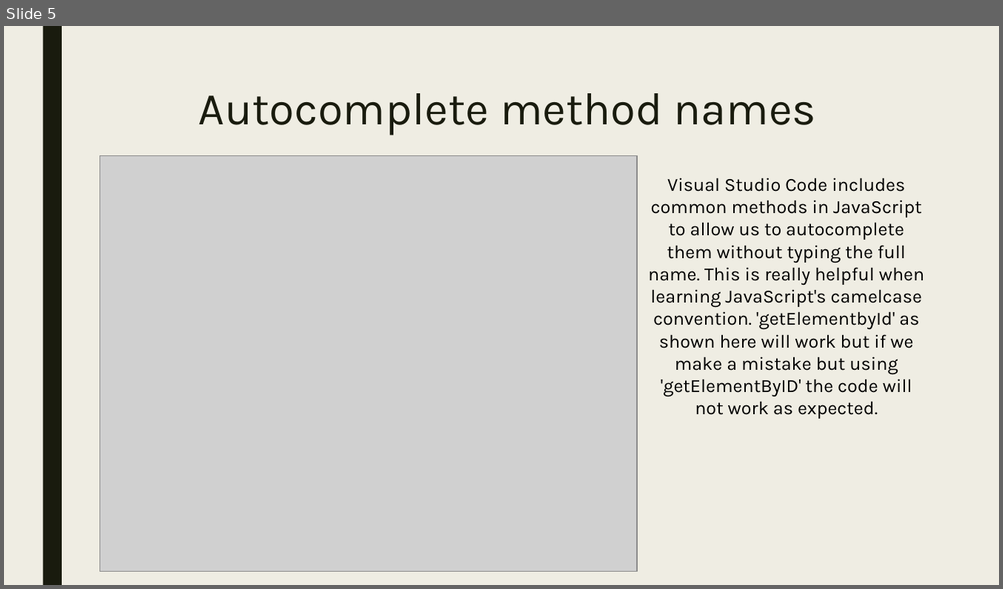
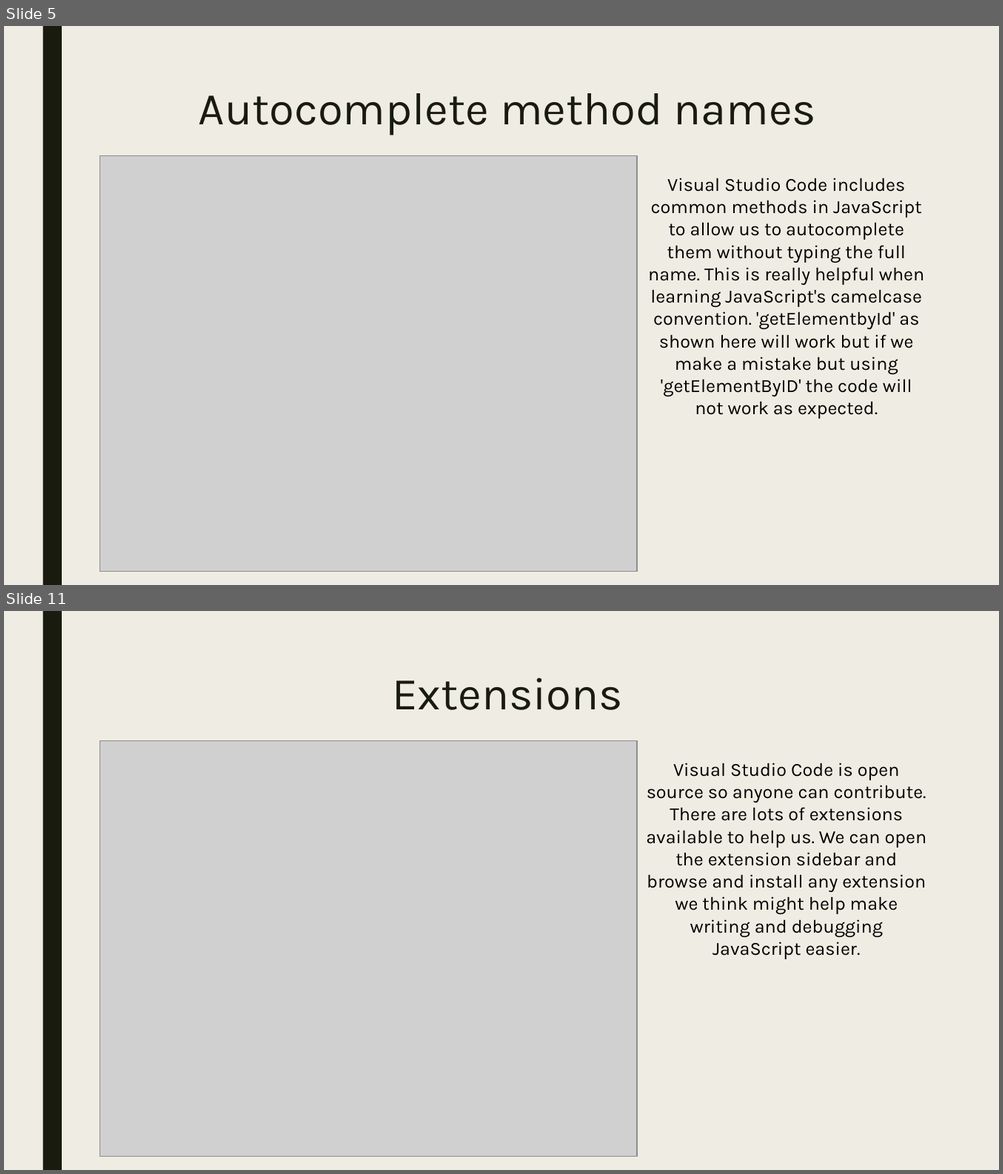
Before and after one commit to 105ron/lightning-talk, a slide deck: Presentation.pptx. Shown one above the other, each under a label of ours: slide 5 before the commit, slides 5 and 11 after it; the slides between them are not shown. The pictures are 1003x589 and 1003x1174 pixels, drawn with LibreOffice and Linux fonts; fonts in the diff are those of the drawing; grey boxes stand for pictures. Boxes give left, top, right and bottom in pixels: in the first picture for what was removed or moved away, otherwise in the second. Text is boxed around its words. In the diff, an @@ line names an element or a change of style, - is before the commit and + after.

```diff
--- a/Presentation.pptx
+++ b/Presentation.pptx
@@ slide 11 added at <box>4,611,999,1170</box>, background #EFEDE3; not listed: 1 template element that a slide beside it also shows @@
@@ title added at <box>392,678,623,710</box>, 44 pt, text #191B0E @@
+Extensions
@@ picture added at <box>99,741,637,1157</box> @@
@@ text added at <box>646,763,927,937</box>, 18 pt, text #000000 @@
+Visual Studio Code is open source so anyone can contribute. There are lots of extensions available to help us. We can open the extension sidebar and browse and install any extension we think might help make writing and debugging JavaScript easier.
```
Also in this commit, not shown: 9 other slides added.
